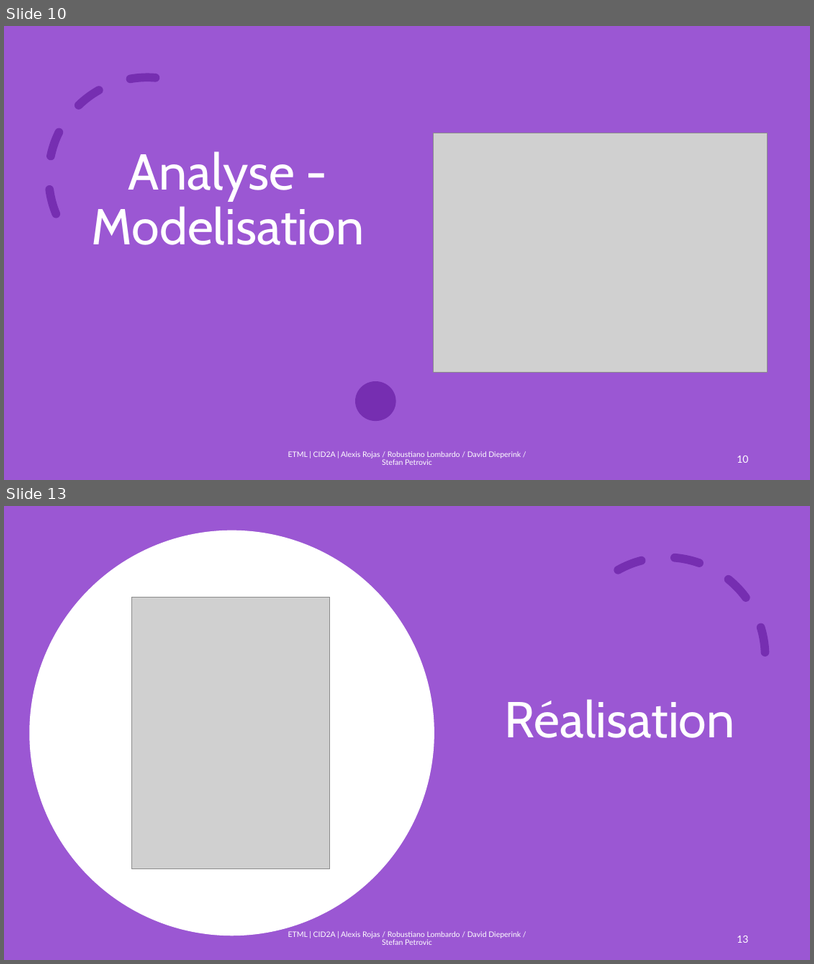
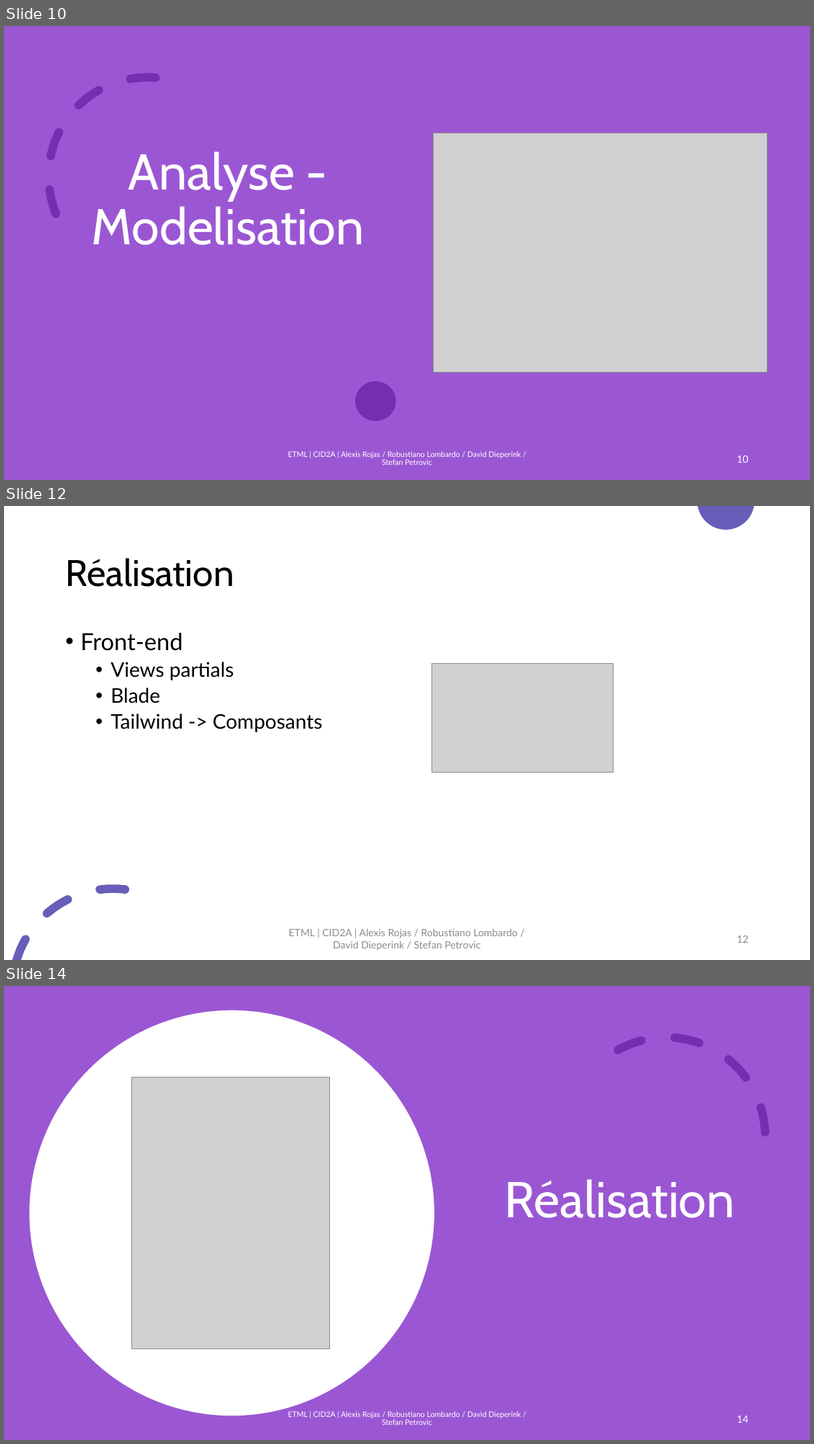
Before and after one commit to Alexis1476/etml-i151-web2, a slide deck: documentation/work-file/P-P-040-AlexisDavidStefanRobustiano-web2.pptx. Shown one above the other, each under a label of ours: slides 10 and 13 before the commit, slides 10, 12 and 14 after it; the slides between them are not shown. The pictures are 814x964 and 814x1444 pixels, drawn with LibreOffice and Linux fonts; fonts in the diff are those of the drawing; grey boxes stand for pictures. Boxes give left, top, right and bottom in pixels: in the first picture for what was removed or moved away, otherwise in the second. Text is boxed around its words. In the diff, an @@ line names an element or a change of style, - is before the commit and + after.

```diff
--- a/documentation/work-file/P-P-040-AlexisDavidStefanRobustiano-web2.pptx
+++ b/documentation/work-file/P-P-040-AlexisDavidStefanRobustiano-web2.pptx
@@ slide 12 added at bbox=[4, 506, 810, 960], background #FFFFFF; not listed: 2 template elements that a slide beside it also shows @@
@@ title added at bbox=[65, 558, 234, 587], 44 pt, text #000000 @@
+Réalisation
@@ text added at bbox=[80, 633, 323, 732], 24 pt, text #000000 @@
+• Front-end
+  • Views partials
+  • Blade
+  • Tailwind -> Composants
@@ picture added at bbox=[432, 663, 614, 772] @@
@@ text added at bbox=[289, 929, 517, 950], 12 pt, text #8C8C8C @@
+ETML | CID2A | Alexis Rojas / Robustiano Lombardo / David Dieperink / Stefan Petrovic
@@ page number added at bbox=[737, 935, 748, 942], 12 pt, text #8C8C8C @@
+12
@@ what was slide 13 is now slide 14 @@
@@ page number at bbox=[737, 1415, 748, 1422]: text changed @@
-13
+14
```
Also in this commit, not shown: 4 slides changed.
